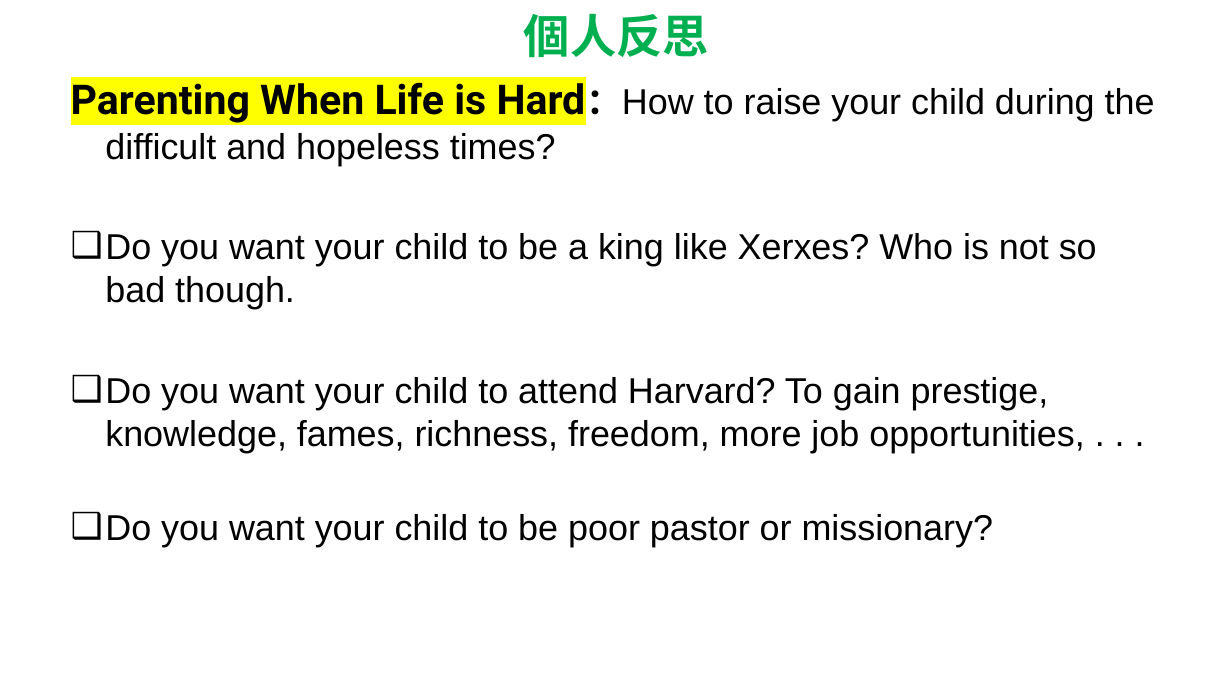
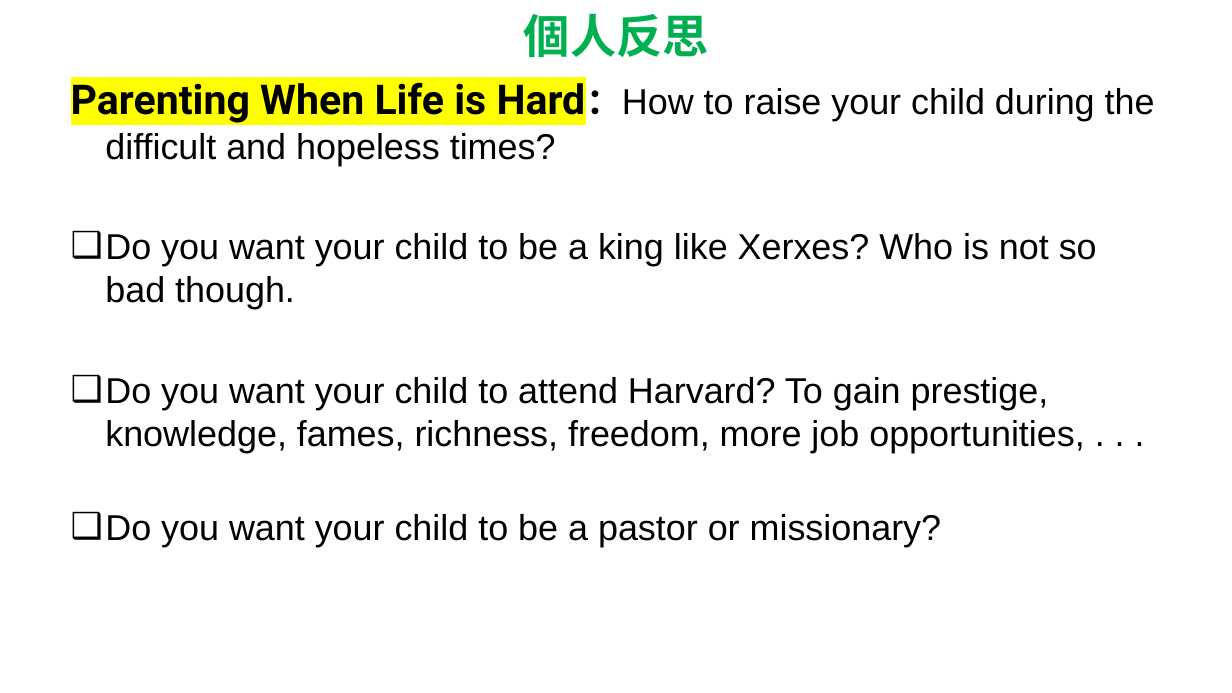
Before and after one commit to wdingbox/accc_2025_pp, a slide deck: slide 9 of ppt/Esther/Esther_01.pptx. Drawn at 1232x693 pixels with LibreOffice and Linux fonts; fonts in the diff are those of the drawing; background and template pictures are left out. Boxes give left, top, right and bottom in pixels: in the first picture for what was removed or moved away, otherwise in the second. Text is boxed around its words. In the diff, an @@ line names an element or a change of style, - is before the commit and + after.

```diff
--- a/ppt/Esther/Esther_01.pptx
+++ b/ppt/Esther/Esther_01.pptx
@@ text at (105, 514, 941, 547): text changed @@
-❑ Do you want your child to be poor pastor or missionary?
+❑ Do you want your child to be a pastor or missionary?
```
Also in this commit, not shown: 3 other slides changed, 1 slide added, 1 slide removed, 1 other file.
